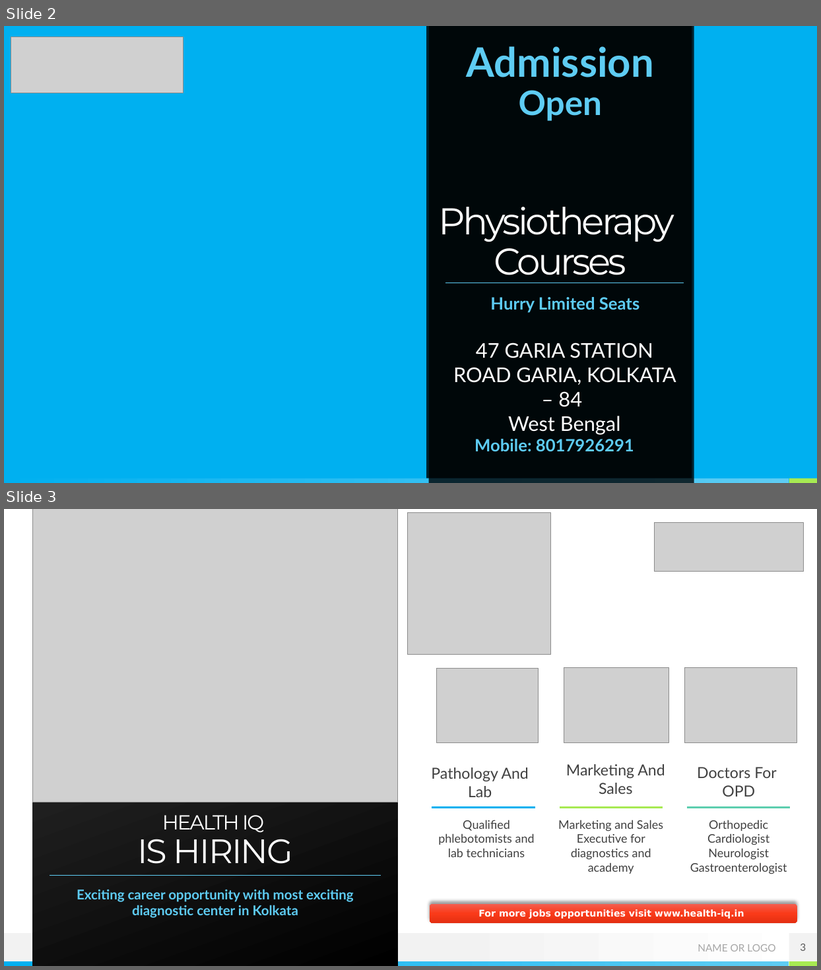
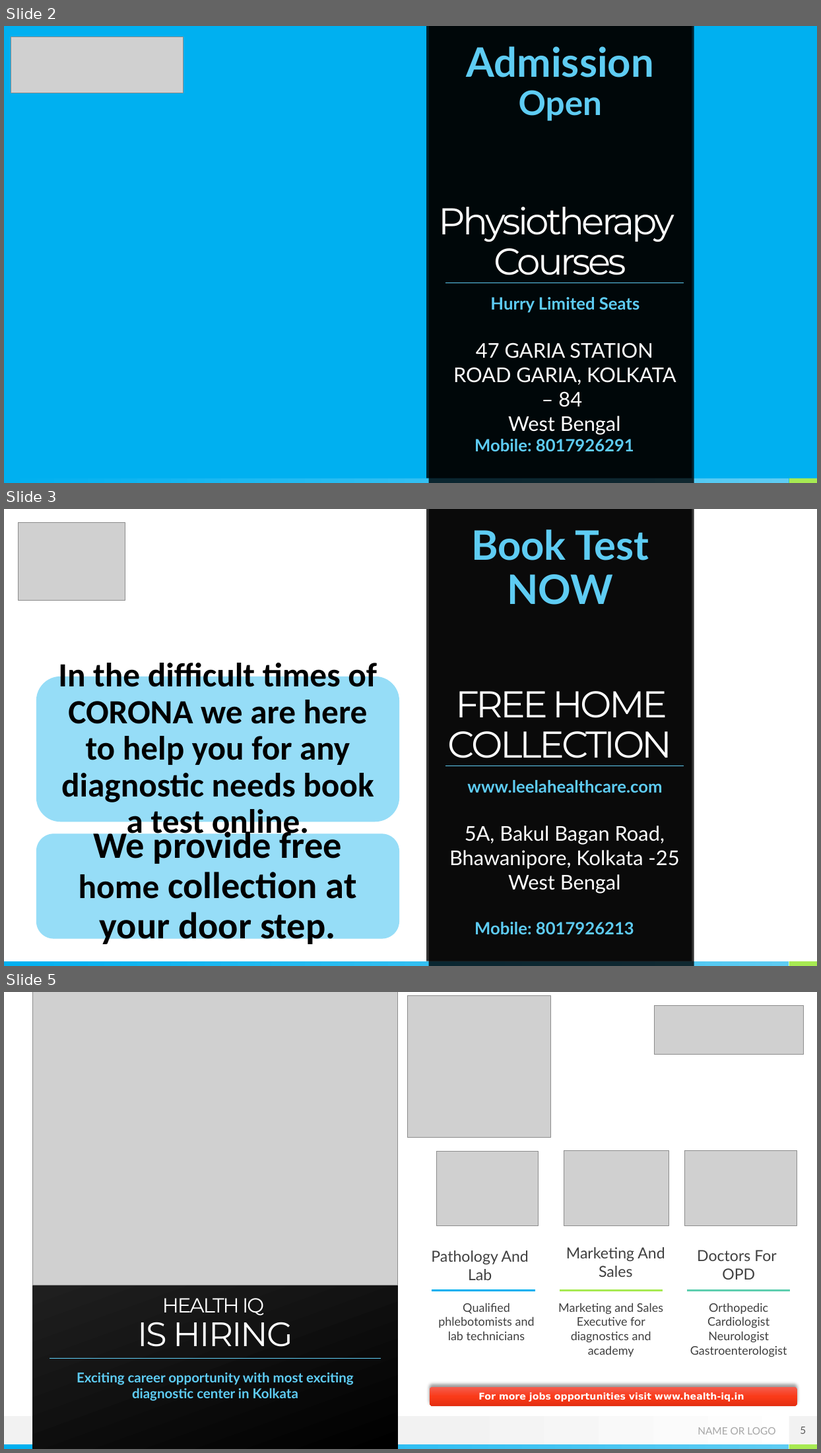
Before and after one commit to accuit/IqHealth, a slide deck: IqHealth/Marketing/HealthIQ-2.pptx. Shown one above the other, each under a label of ours: slides 2 and 3 before the commit, slides 2, 3 and 5 after it; the slides between them are not shown. The pictures are 821x970 and 821x1453 pixels, drawn with LibreOffice and Linux fonts; fonts in the diff are those of the drawing; grey boxes stand for pictures; background and template pictures are left out. Boxes give left, top, right and bottom in pixels: in the first picture for what was removed or moved away, otherwise in the second. Text is boxed around its words. In the diff, an @@ line names an element or a change of style, - is before the commit and + after.

```diff
--- a/IqHealth/Marketing/HealthIQ-2.pptx
+++ b/IqHealth/Marketing/HealthIQ-2.pptx
@@ slide 3 added at [4, 509, 817, 966], background picture (left out); not listed: 3 template elements that a slide beside it also shows @@
@@ picture added at [19, 522, 125, 600] @@
@@ rectangle added at [429, 509, 694, 966], fill #000000 at 80% opacity @@
@@ text added at [471, 529, 649, 605], 48 pt, text gradient #00B0F0 to #5ECCF3 to #A7EA52, bold @@
+Book Test NOW
@@ title added at [448, 691, 673, 766], 44 pt, text #FFFFFF @@
+FREE HOME COLLECTION
@@ line added from (446, 766) to (684, 766), #5ECCF3 0.5 pt @@
@@ text added at [467, 780, 662, 793], 20 pt, text gradient #00B0F0 to #5ECCF3 to #A7EA52, bold @@
+www.leelahealthcare.com
@@ group added at [36, 659, 400, 947]: 2 rounded rectangles, 2 texts @@
+In the difficult times of CORONA we are here to help you for any diagnostic needs book a test online.
+We provide free home collection at your door step.
@@ subtitle added at [450, 826, 679, 894], 24 pt, text #FFFFFF @@
+5A, Bakul Bagan Road, Bhawanipore, Kolkata -25
+West Bengal
@@ text added at [475, 922, 634, 935], 20 pt, text gradient #00B0F0 to #5ECCF3 to #A7EA52, bold @@
+Mobile: 8017926213
@@ what was slide 3 is now slide 5 @@
@@ page number at [800, 1427, 806, 1434]: text changed @@
-3
+5
```
Also in this commit, not shown: 2 other slides added, 18 other files.
